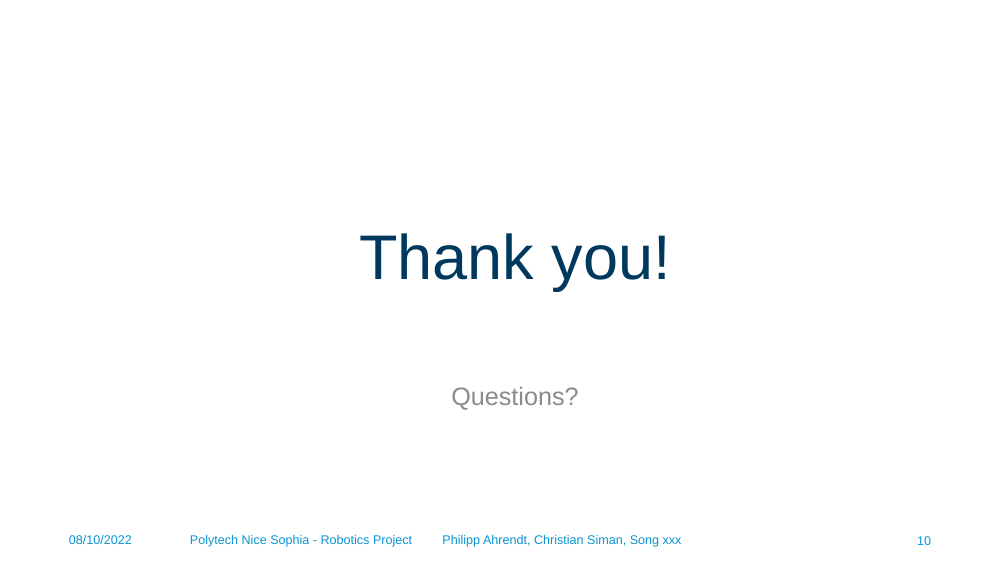
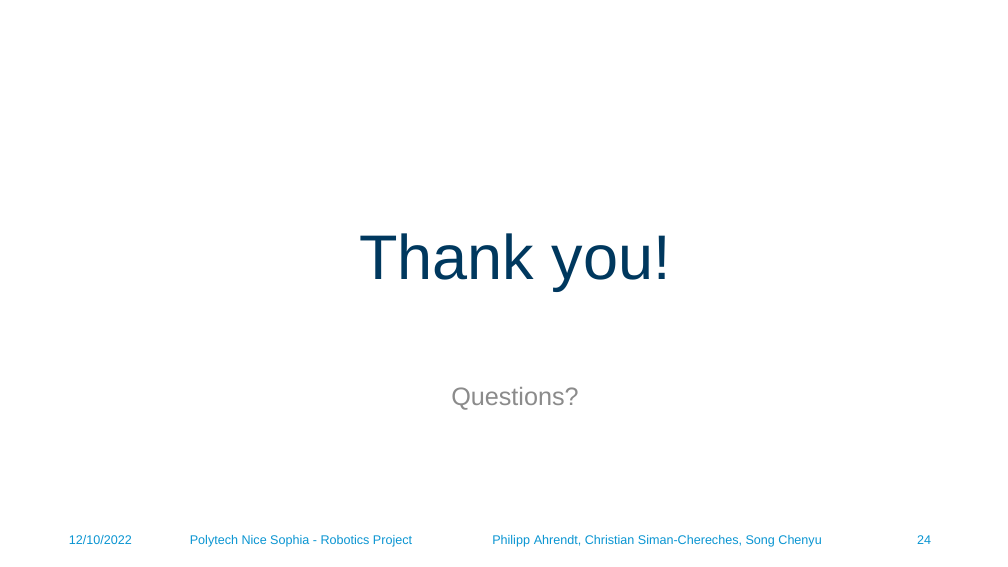
Before and after one commit to phiahr/accel_mouse, a slide deck: slide 24 of Robotics project.pptx (slide 10 before the commit). Drawn at 1008x567 pixels with LibreOffice and Linux fonts; fonts in the diff are those of the drawing; background and template pictures are left out. Boxes give left, top, right and bottom in pixels: in the first picture for what was removed or moved away, otherwise in the second. Text is boxed around its words. In the diff, an @@ line names an element or a change of style, - is before the commit and + after.

```diff
--- a/Robotics project.pptx
+++ b/Robotics project.pptx
@@ text at (69, 535, 132, 544): text changed @@
-08/10/2022
+12/10/2022
@@ text at (190, 535, 821, 547): text changed @@
-Polytech Nice Sophia - Robotics Project Philipp Ahrendt, Christian Siman, Song xxx
+Polytech Nice Sophia - Robotics Project Philipp Ahrendt, Christian Siman-Chereches, Song Chenyu
@@ page number removed at (917, 536, 931, 545) @@
-10
@@ page number added at (917, 535, 931, 544), 12 pt, text #0A95D2 @@
+24
```
Also in this commit, not shown: 7 other slides changed, 16 slides added, 2 slides removed, 5 other files.
